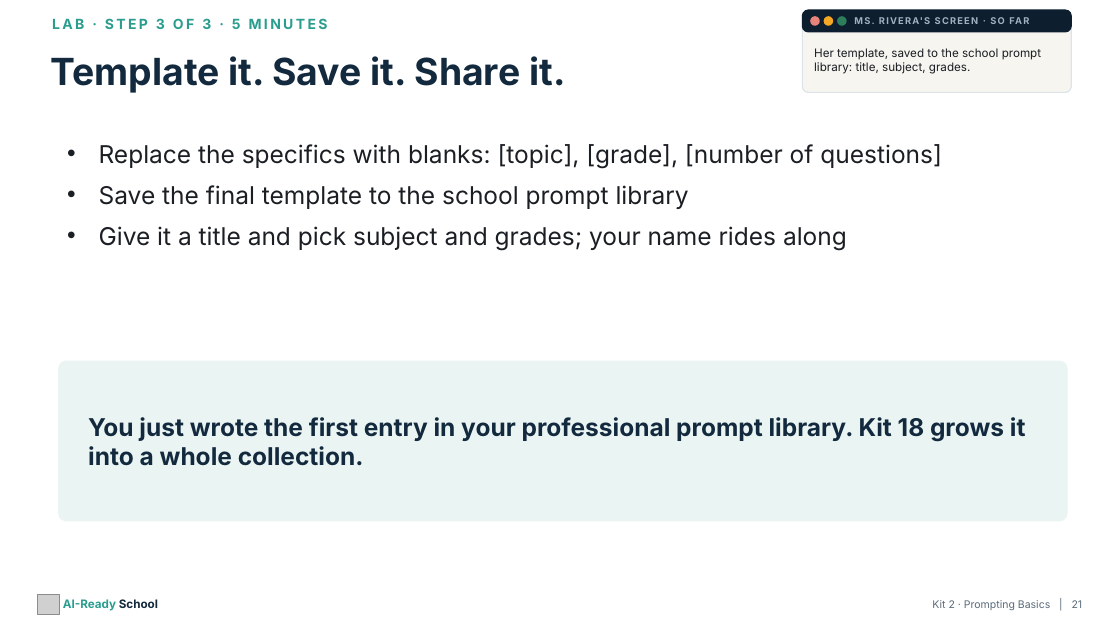
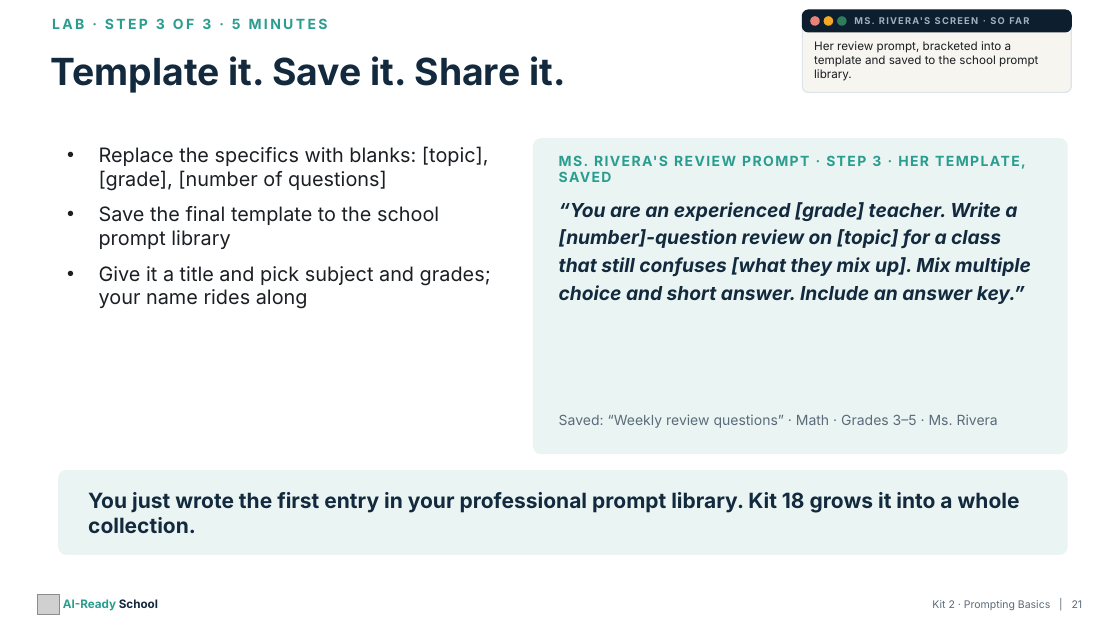
Before and after one commit to aspinozzi1/Ai-School-Ready, a slide deck: slide 21 of kits/kit02/Kit02_PresentationDeck.pptx. Drawn at 1120x630 pixels with LibreOffice and Linux fonts; fonts in the diff are those of the drawing; grey boxes stand for pictures. Boxes give left, top, right and bottom in pixels: in the first picture for what was removed or moved away, otherwise in the second. Text is boxed around its words. In the diff, an @@ line names an element or a change of style, - is before the commit and + after.

```diff
--- a/kits/kit02/Kit02_PresentationDeck.pptx
+++ b/kits/kit02/Kit02_PresentationDeck.pptx
@@ text at (x1=814, y1=41, x2=1038, y2=81): text changed @@
-Her template, saved to the school prompt library: title, subject, grades.
+Her review prompt, bracketed into a template and saved to the school prompt library.
@@ text "Replace the specifics with blanks: ..." at (x1=99, y1=146, x2=491, y2=309): size 21 to 17 pt @@
@@ rounded rectangle resized from (x1=59, y1=361, x2=1067, y2=521) to (x1=534, y1=139, x2=1067, y2=454) @@
@@ rounded rectangle at (x1=534, y1=139, x2=1067, y2=454): proportions changed @@
@@ text added at (x1=559, y1=155, x2=881, y2=182), 12 pt, text #2A9D8F, bold @@
+MS. RIVERA'S REVIEW PROMPT · STEP 3 · HER TEMPLATE, SAVED
@@ text added at (x1=559, y1=202, x2=1031, y2=304), 16.5 pt, text #13293D, bold, italic @@
+“You are an experienced [grade] teacher. Write a [number]-question review on [topic] for a class that still confuses [what they mix up]. Mix multiple choice and short answer. Include an answer key.”
@@ text added at (x1=559, y1=414, x2=998, y2=428), 12 pt, text #5B6B7A @@
+Saved: “Weekly review questions” · Math · Grades 3–5 · Ms. Rivera
@@ rounded rectangle added at (x1=59, y1=471, x2=1067, y2=555), fill #EAF5F3, outline #EAF5F3 1 pt @@
@@ text "You just wrote the first ..." moved from (x1=88, y1=417, x2=1026, y2=466) to (x1=88, y1=492, x2=1020, y2=533) @@
@@ text "You just wrote the first ..." at (x1=88, y1=492, x2=1020, y2=533): size 21 to 18 pt @@
```
Also in this commit, not shown: 6 other slides changed, 23 other files.
